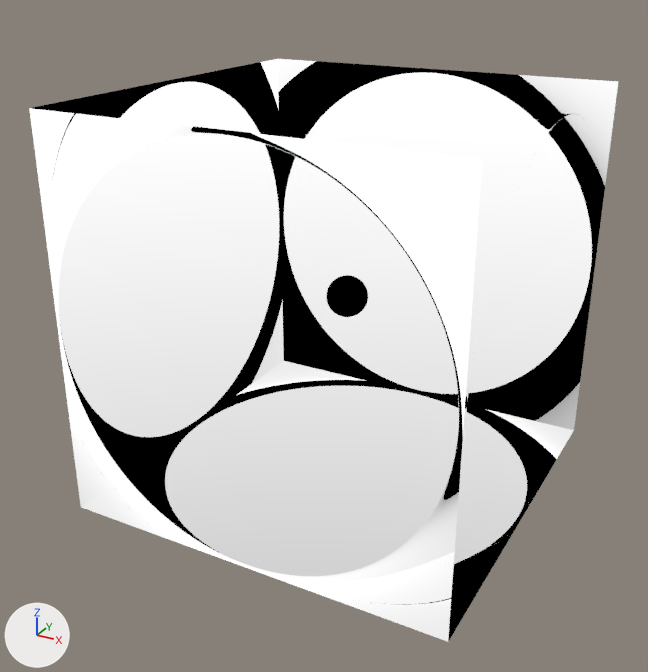
One commit to the Blender file blackhole.blend: the scene before it, then after it.
The view is the same before and after, from a 50 mm camera at (1.94, -3.78, 1.64) aimed at (-0.06, -0.13, -0.18). Lighting does not change. The marker at lower left points along +X, +Y and +Z.

The first picture shows 'Lens'.
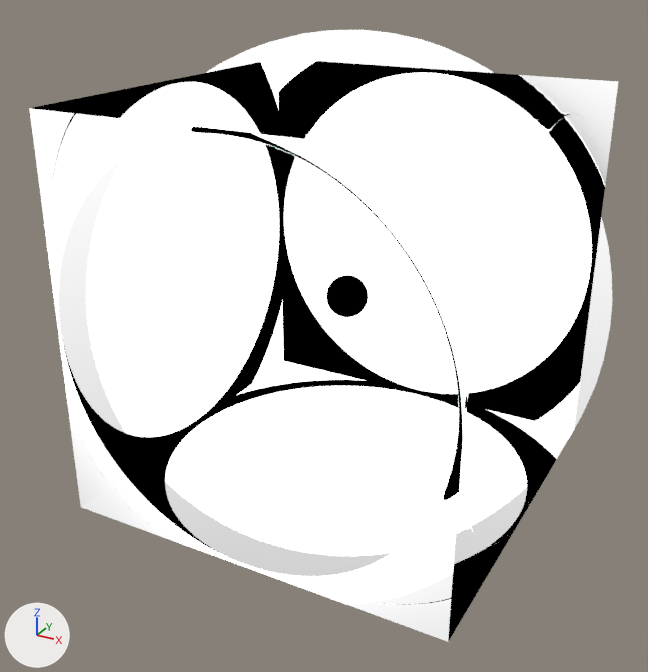
Where the newer file only moved an object's origin or applied its transform, the numbers keep the older frame.

The change, as JSON lines over the scene's bpy script:
```json
{"op": "remove", "block": "ob_shell", "code": "ob_shell.hide_render = True"}
```

Where the change shows, as pixel boxes (x1, y1, x2, y2) in the pictures (648 x 672 px):
```json
{"object": "Shell", "change": "shown", "after": [90, 30, 612, 539]}
```
